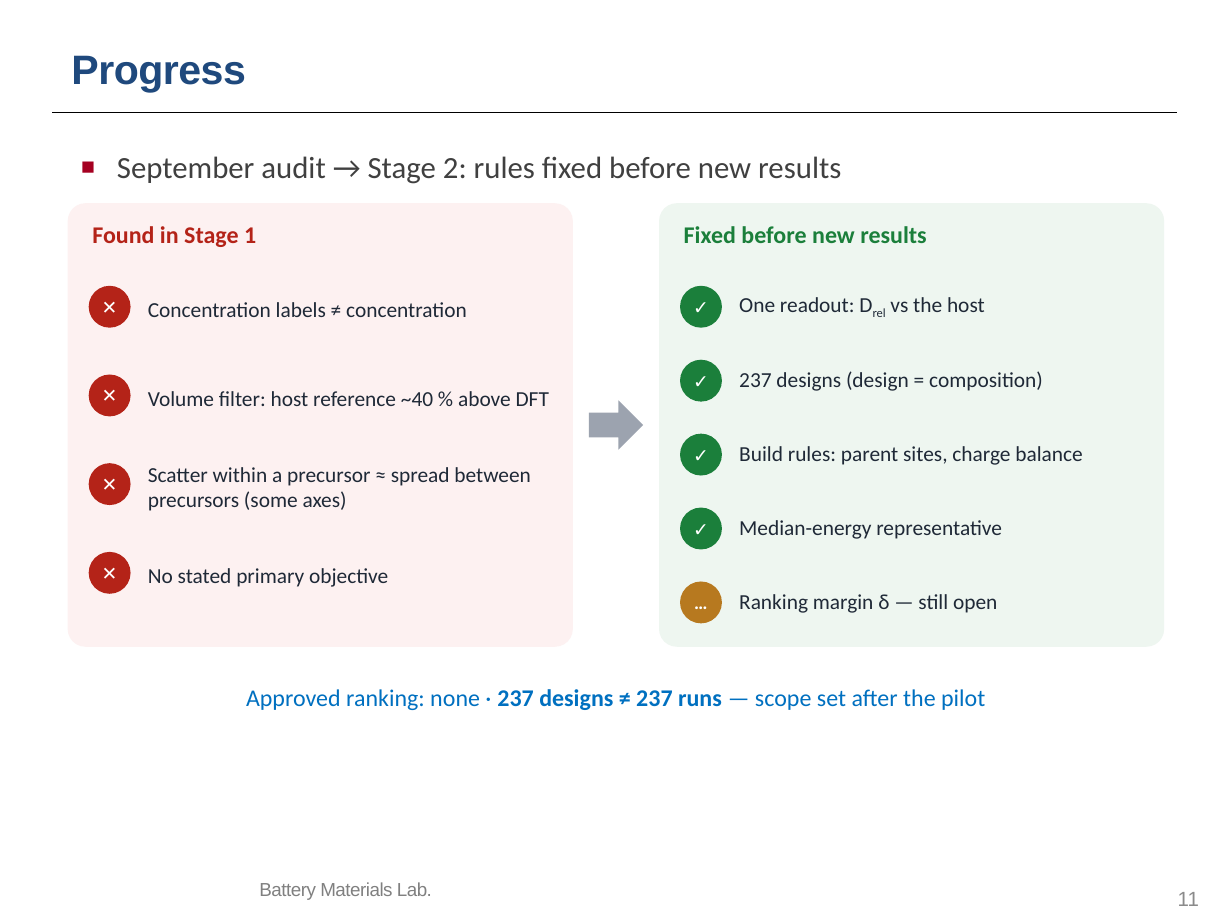
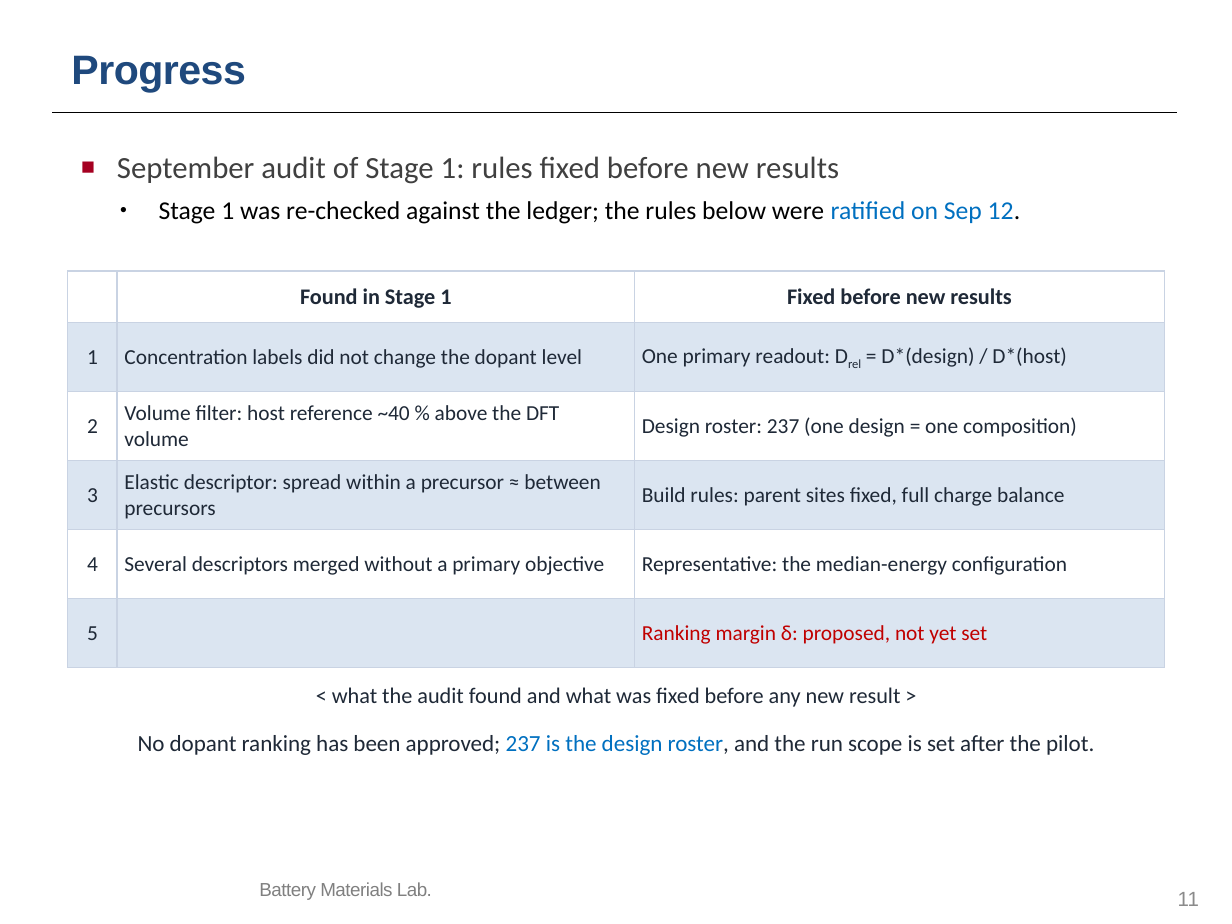
Before and after one commit to yonghoon7153-source/Yonghoon-DEM-DFT, a slide deck: slide 11 of kb/seminars/Research_Seminar_2026_10_13_cascade_progress_lean.pptx. Drawn at 1232x924 pixels with LibreOffice and Linux fonts; fonts in the diff are those of the drawing; background and template pictures are left out. Boxes give left, top, right and bottom in pixels: in the first picture for what was removed or moved away, otherwise in the second. Text is boxed around its words. In the diff, an @@ line names an element or a change of style, - is before the commit and + after.

```diff
--- a/kb/seminars/Research_Seminar_2026_10_13_cascade_progress_lean.pptx
+++ b/kb/seminars/Research_Seminar_2026_10_13_cascade_progress_lean.pptx
@@ text at (117,156,1021,224): text changed; size 18 to 15 pt; text colour #404040 to #000000 @@
-■ September audit → Stage 2: rules fixed before new results
+■ September audit of Stage 1: rules fixed before new results
+• Stage 1 was re-checked against the ledger; the rules below were ratified on Sep 12.
@@ rounded rectangle removed at (68,203,573,647) @@
@@ rounded rectangle removed at (659,203,1164,647) @@
@@ text removed at (92,226,256,247) @@
-Found in Stage 1
@@ text removed at (684,226,926,243) @@
-Fixed before new results
@@ table added at (68,271,1164,668), 6 rows, 3 columns @@
+ | Found in Stage 1 | Fixed before new results
+1 | Concentration labels did not change the dopant level | One primary readout: Drel = D*(design) / D*(host)
+2 | Volume filter: host reference ~40 % above the DFT volume | Design roster: 237 (one design = one composition)
+3 | Elastic descriptor: spread within a precursor ≈ between precursors | Build rules: parent sites fixed, full charge balance
+4 | Several descriptors merged without a primary objective | Representative: the median-energy configuration
+5 |  | Ranking margin δ: proposed, not yet set
@@ ellipse removed at (89,286,131,328) @@
-✕
@@ ellipse removed at (680,286,722,328) @@
-✓
@@ text removed at (739,297,985,312) @@
-One readout: Drel vs the host
@@ text removed at (148,302,467,317) @@
-Concentration labels ≠ concentration
@@ ellipse removed at (89,375,131,416) @@
-✕
@@ ellipse removed at (680,360,722,402) @@
-✓
@@ text removed at (739,371,1043,391) @@
-237 designs (design = composition)
@@ text removed at (148,391,549,406) @@
-Volume filter: host reference ~40 % above DFT
@@ right arrow removed at (589,400,643,450) @@
@@ ellipse removed at (680,434,722,476) @@
-✓
@@ text removed at (739,446,1082,465) @@
-Build rules: parent sites, charge balance
@@ ellipse removed at (89,463,131,505) @@
-✕
@@ text removed at (148,467,530,511) @@
-Scatter within a precursor ≈ spread between precursors (some axes)
@@ ellipse removed at (680,508,722,549) @@
-✓
@@ text removed at (739,520,1002,539) @@
-Median-energy representative
@@ ellipse removed at (89,552,131,594) @@
-✕
@@ text removed at (148,568,388,587) @@
-No stated primary objective
@@ ellipse removed at (680,582,722,623) @@
-…
@@ text removed at (739,594,997,613) @@
-Ranking margin δ — still open
@@ text added at (332,687,900,707), 13 pt, text #1F2937 @@
+< what the audit found and what was fixed before any new result >
@@ text at (138,735,1094,755): text changed; size 14 to 13.5 pt; text colour #0070C0 to #1F2937 @@
-Approved ranking: none · 237 designs ≠ 237 runs — scope set after the pilot
+No dopant ranking has been approved; 237 is the design roster, and the run scope is set after the pilot.
```
Also in this commit, not shown: 12 other slides changed, 11 other files.
